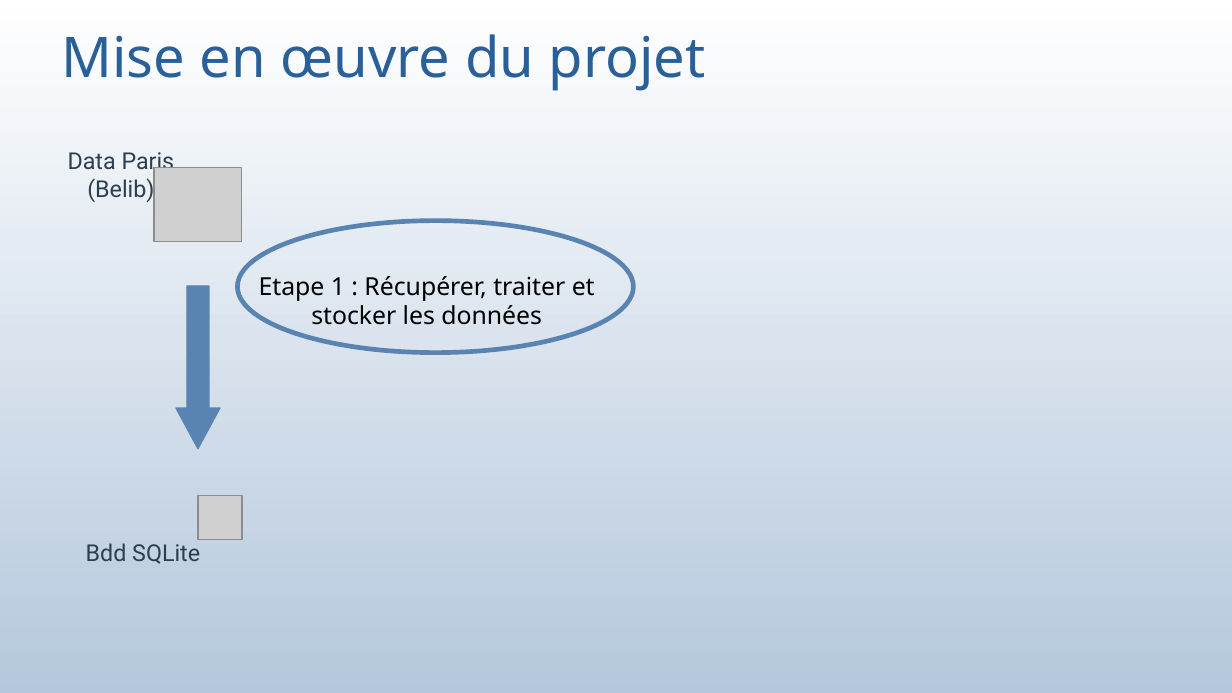
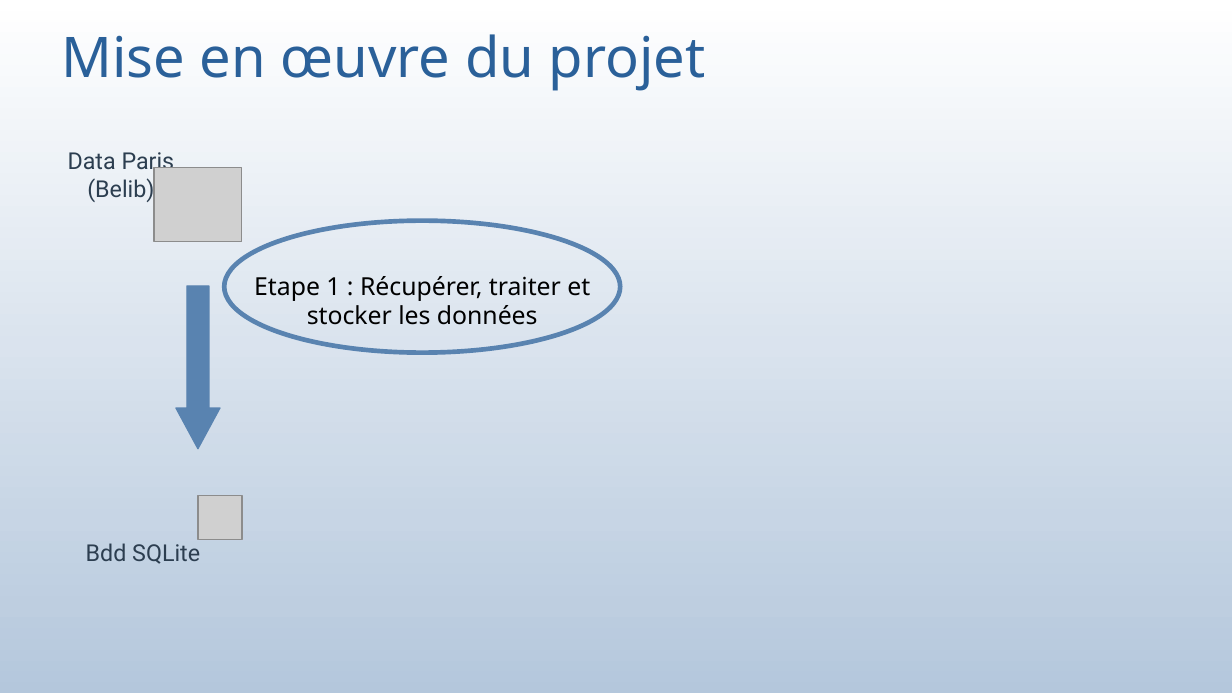
Before and after one commit to bauj/AJC_projet_belib, a slide deck: slide 24 of presentation_projet_final/presentation_projetV2.odp (slide 23 before the commit). Drawn at 1232x693 pixels with LibreOffice and Linux fonts; fonts in the diff are those of the drawing; grey boxes stand for pictures. Boxes give left, top, right and bottom in pixels: in the first picture for what was removed or moved away, otherwise in the second. Text is boxed around its words. In the diff, an @@ line names an element or a change of style, - is before the commit and + after.

```diff
--- a/presentation_projet_final/presentation_projetV2.odp
+++ b/presentation_projet_final/presentation_projetV2.odp
@@ ellipse moved from (x1=237, y1=220, x2=633, y2=352) to (x1=225, y1=220, x2=620, y2=352) @@
@@ text "Etape 1 : Récupérer, traiter ..." moved from (x1=259, y1=276, x2=595, y2=325) to (x1=254, y1=276, x2=590, y2=325) @@
```
Also in this commit, not shown: 13 other slides changed, 6 slides added, 4 slides removed, 2 other files.
